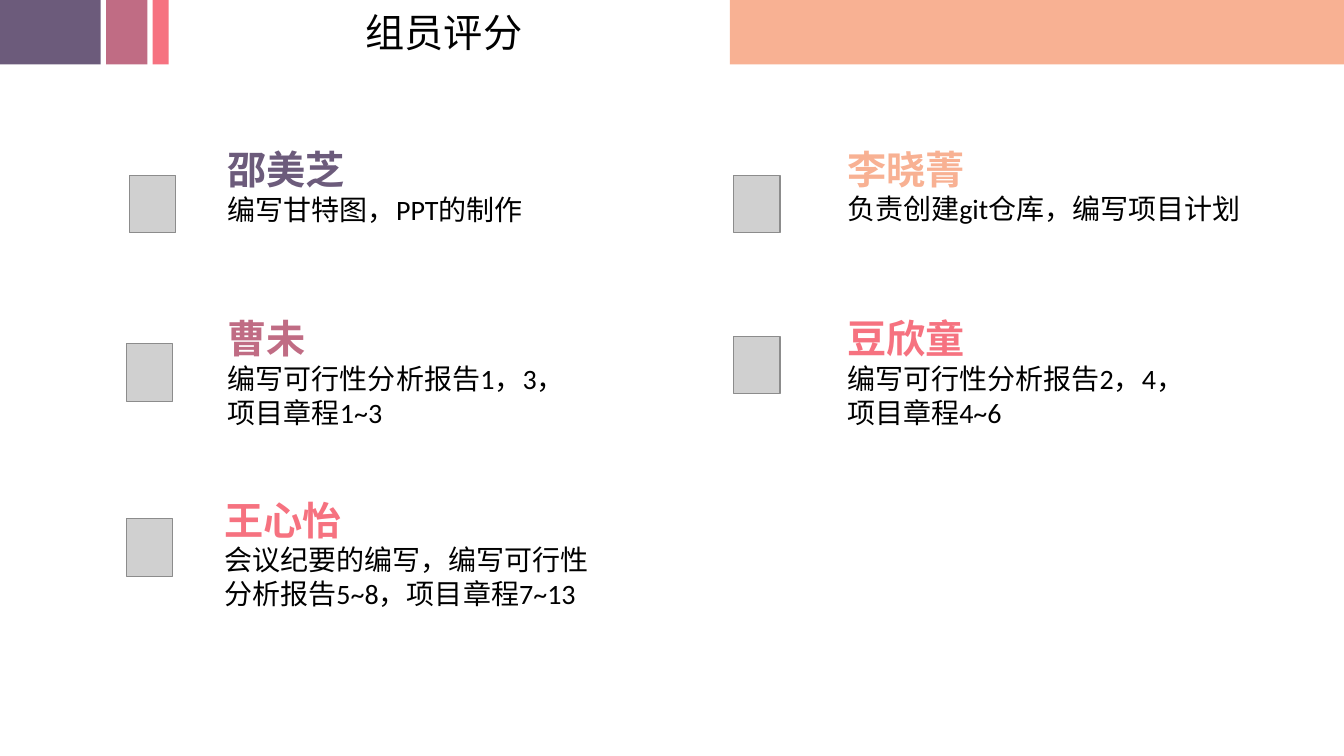
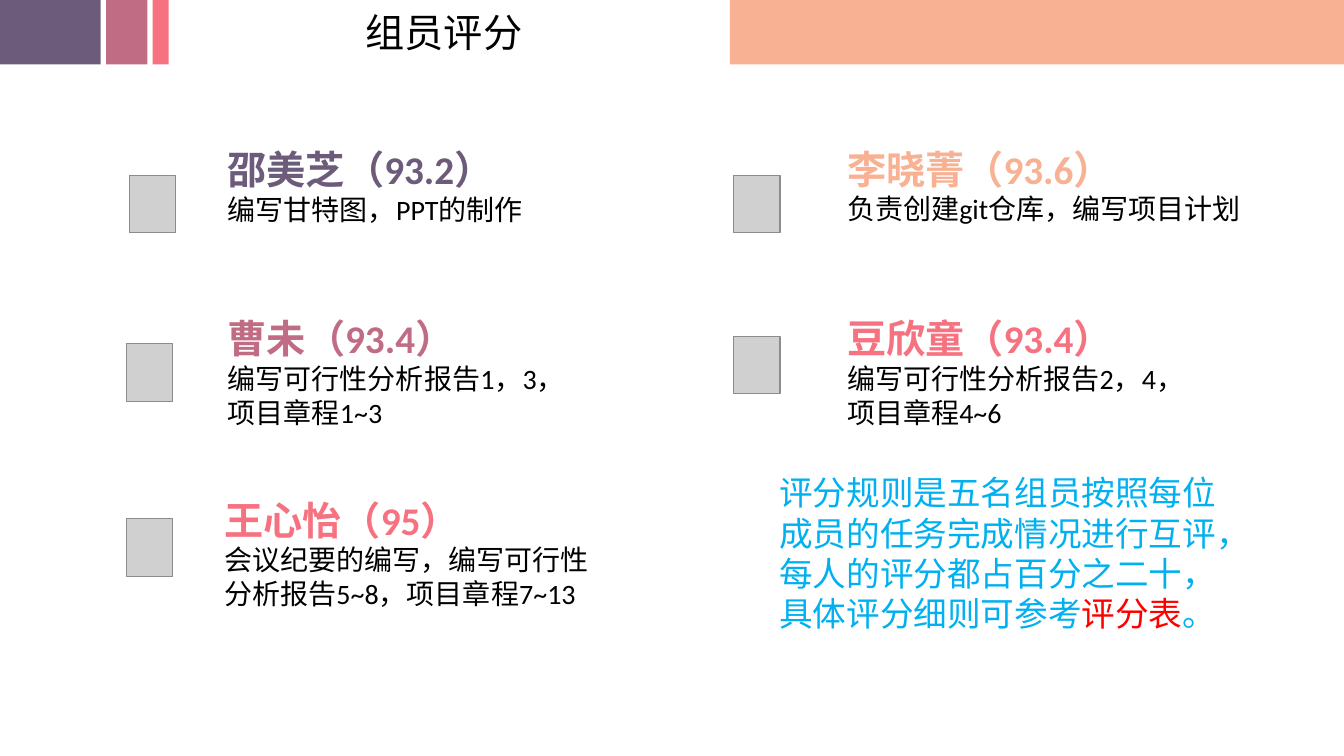
Before and after one commit to SRA2021-G04/project, a slide deck: slide 27 of PPT/SRA2021-G04-项目计划展示0.0.1.pptx. Drawn at 1344x756 pixels with LibreOffice and Linux fonts; fonts in the diff are those of the drawing; grey boxes stand for pictures; background and template pictures are left out. Boxes give left, top, right and bottom in pixels: in the first picture for what was removed or moved away, otherwise in the second. Text is boxed around its words. In the diff, an @@ line names an element or a change of style, - is before the commit and + after.

```diff
--- a/PPT/SRA2021-G04-项目计划展示0.0.1.pptx
+++ b/PPT/SRA2021-G04-项目计划展示0.0.1.pptx
@@ text at [228, 150, 494, 188]: text changed @@
-邵美芝
+邵美芝（93.2）
@@ text at [847, 150, 1113, 188]: text changed @@
-李晓菁
+李晓菁（93.6）
@@ text at [228, 319, 455, 357]: text changed @@
-曹未
+曹未（93.4）
@@ text at [847, 319, 1113, 357]: text changed @@
-豆欣童
+豆欣童（93.4）
@@ text added at [779, 476, 1249, 629], 24 pt, text #00B0F0 @@
+评分规则是五名组员按照每位
+成员的任务完成情况进行互评，
+每人的评分都占百分之二十，
+具体评分细则可参考评分表。
@@ text at [224, 501, 459, 539]: text changed @@
-王心怡
+王心怡（95）
```
Also in this commit, not shown: 14 other slides changed, 6 slides added, 6 slides removed, 18 other files.
